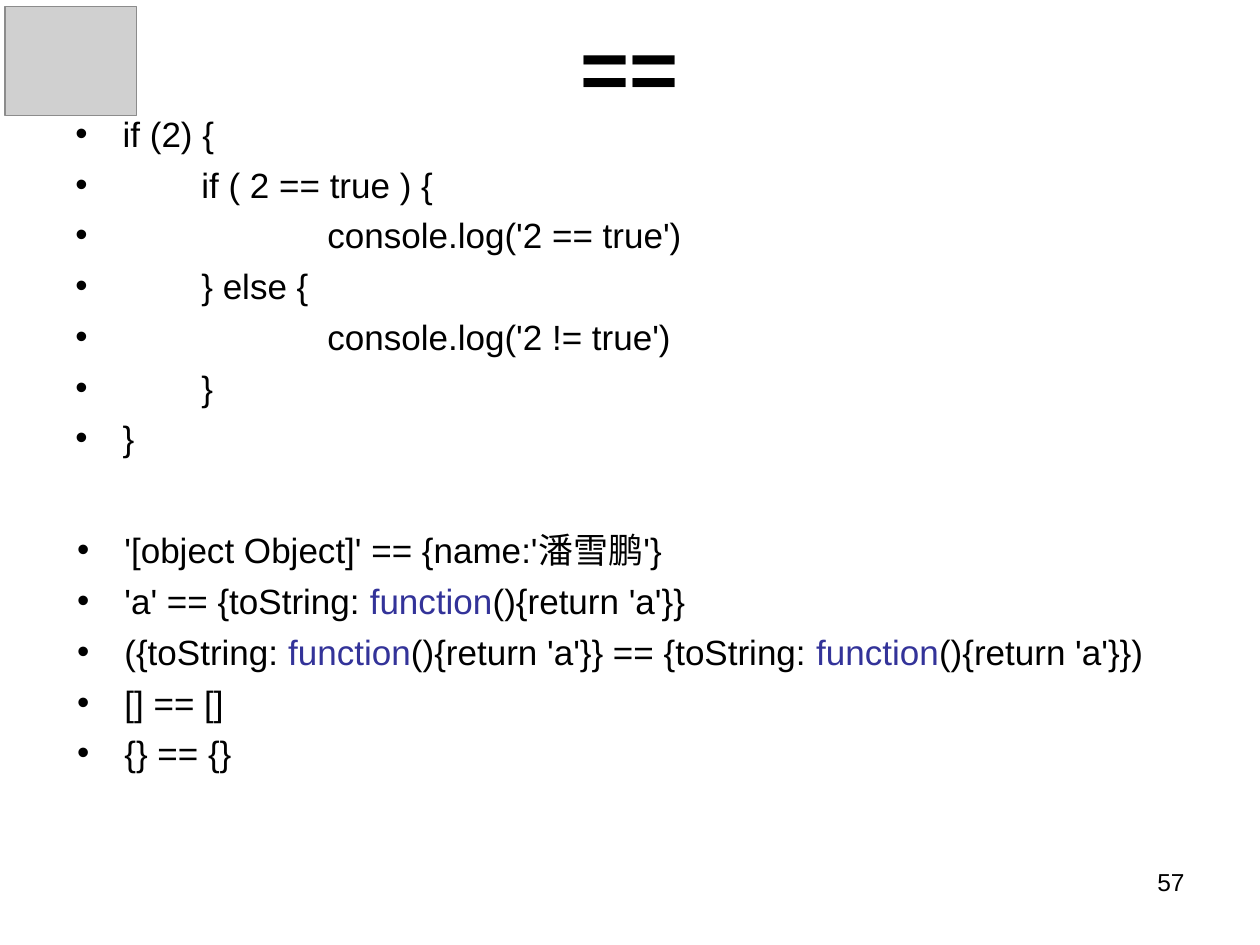
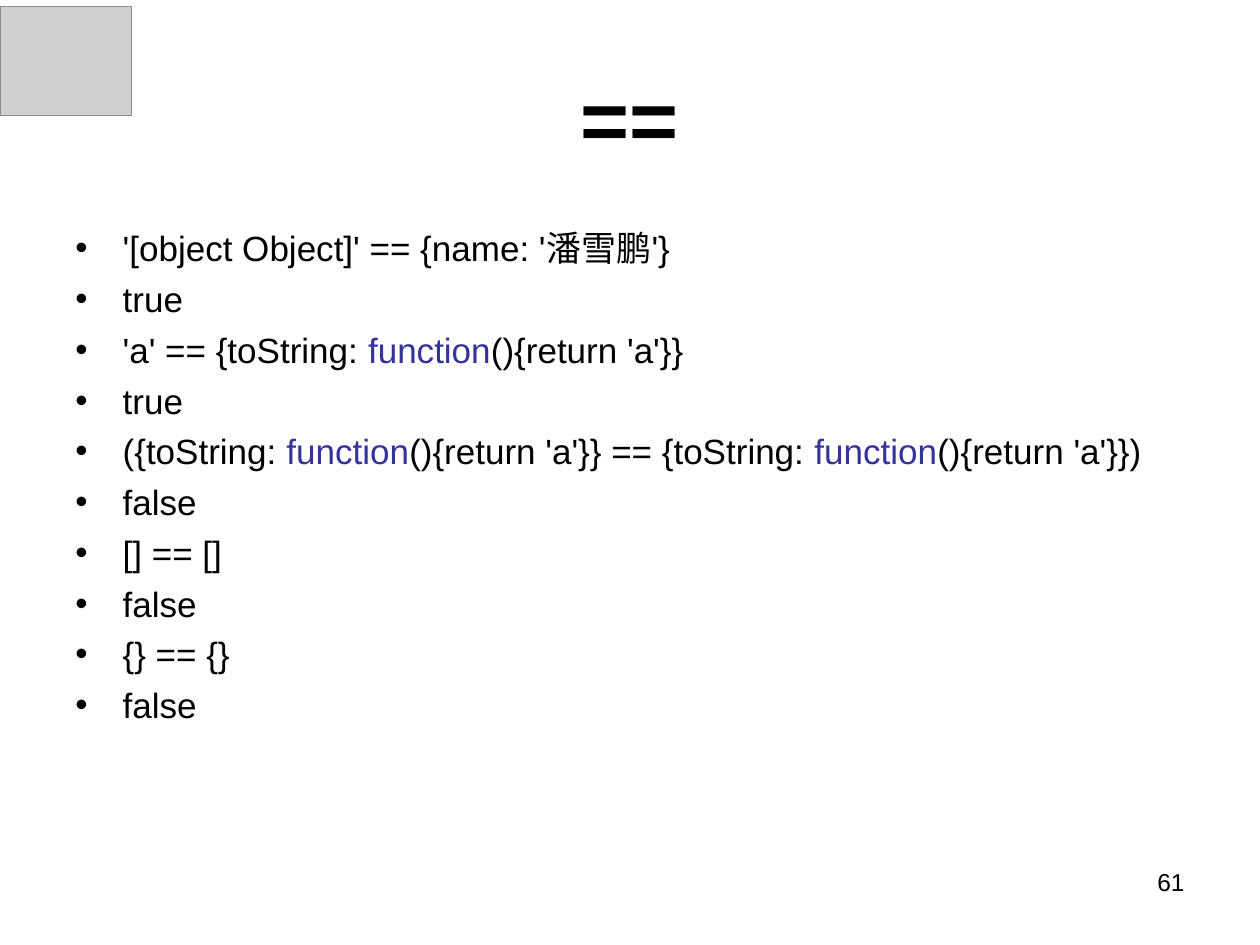
Before and after one commit to panxuepeng/javascript, a slide deck: slide 61 of ppt/1-1（第一天课程）.ppt (slide 57 before the commit). Drawn at 1260x945 pixels with LibreOffice and Linux fonts; fonts in the diff are those of the drawing; grey boxes stand for pictures. Boxes give left, top, right and bottom in pixels: in the first picture for what was removed or moved away, otherwise in the second. Text is boxed around its words. In the diff, an @@ line names an element or a change of style, - is before the commit and + after.

```diff
--- a/ppt/1-1（第一天课程）.ppt
+++ b/ppt/1-1（第一天课程）.ppt
@@ picture: place and size @@
-picture at [5, 6, 137, 116]
+picture at [0, 6, 132, 116]
@@ title "==" rewrapped from [63, 26, 1197, 106] to [63, 38, 1197, 195] @@
@@ text removed at [123, 121, 682, 357] @@
-• if (2) {
-• if ( 2 == true ) {
-• console.log('2 == true')
-• } else {
-• console.log('2 != true')
-• }
-• }
@@ text "'[object Object]' == {name: '潘雪鹏'}": place and size @@
-text "'[object Object]' == {name: '潘雪鹏'}" at [124, 535, 1143, 672]
+text "'[object Object]' == {name: '潘雪鹏'}" at [123, 233, 1142, 719]
@@ text at [123, 233, 670, 313]: text changed @@
-• '[object Object]' == {name:'潘雪鹏'}
+• '[object Object]' == {name: '潘雪鹏'}
+• true
@@ text at [123, 391, 183, 415]: paragraph added @@
+• true
@@ text at [123, 489, 197, 516]: paragraph added @@
+• false
@@ text at [123, 591, 197, 618]: paragraph added @@
+• false
@@ text at [123, 692, 197, 719]: paragraph added @@
+• false
@@ page number at [1157, 874, 1184, 892]: text changed @@
-57
+61
```
Also in this commit, not shown: 22 other slides changed, 12 slides added, 1 slide removed, 3 other files.
